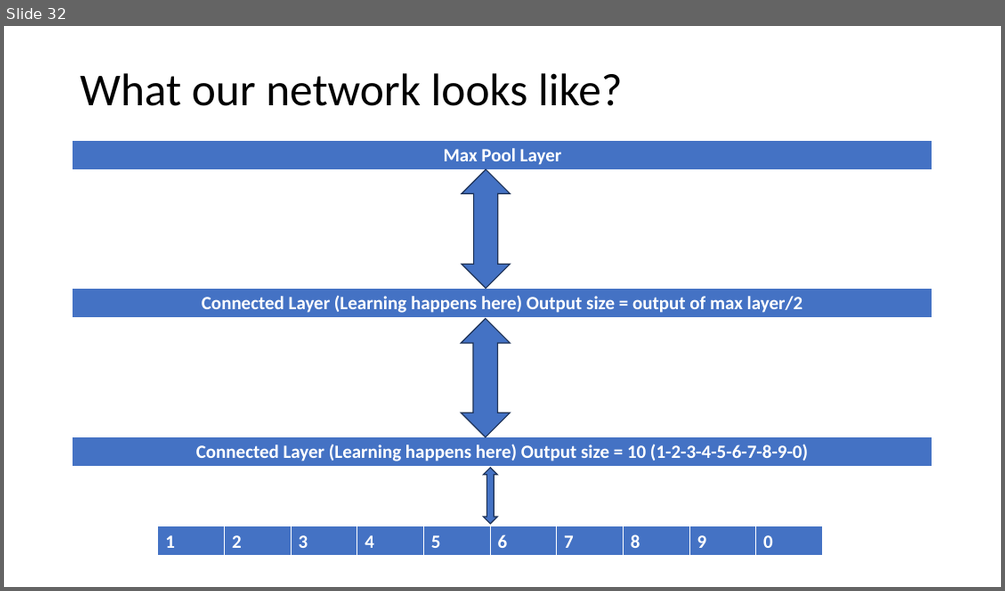
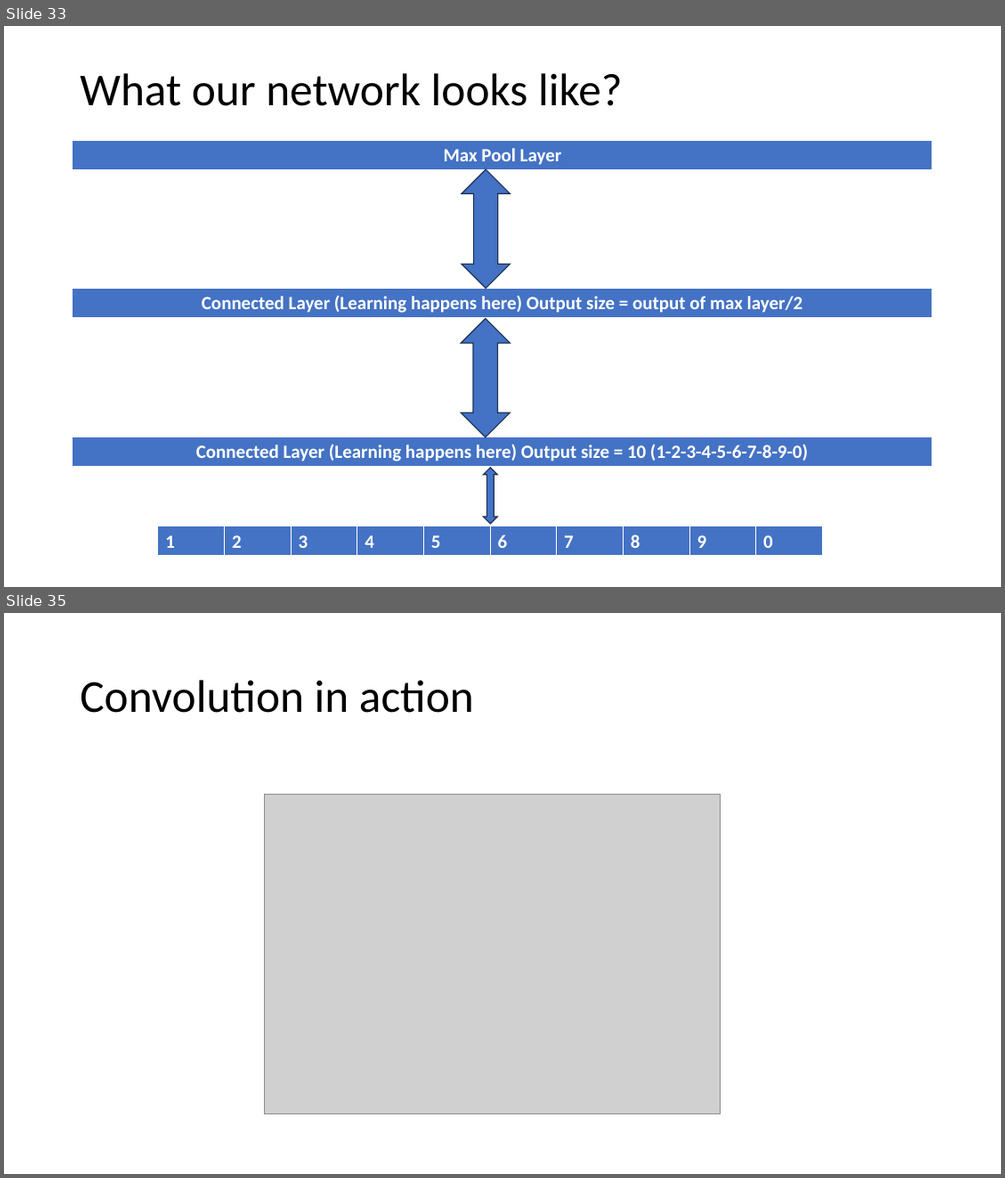
Before and after one commit to mbahrainwala/simpleNN, a slide deck: Introduction To Neural Networks and AI.pptx. Shown one above the other, each under a label of ours: slide 32 before the commit, slides 33 and 35 after it; the slides between them are not shown. The pictures are 1005x591 and 1005x1178 pixels, drawn with LibreOffice and Linux fonts; fonts in the diff are those of the drawing; grey boxes stand for pictures. Boxes give left, top, right and bottom in pixels: in the first picture for what was removed or moved away, otherwise in the second. Text is boxed around its words. In the diff, an @@ line names an element or a change of style, - is before the commit and + after.

```diff
--- a/Introduction To Neural Networks and AI.pptx
+++ b/Introduction To Neural Networks and AI.pptx
@@ slide 35 added at <box>4,613,1001,1174</box>, background #FFFFFF @@
@@ title added at <box>80,680,474,713</box>, 44 pt, text #000000 @@
+Convolution in action
@@ picture added at <box>264,794,720,1114</box> @@
@@ what was slide 32 is now slide 33 @@
```
Also in this commit, not shown: 1 slide changed, 4 other slides added.
